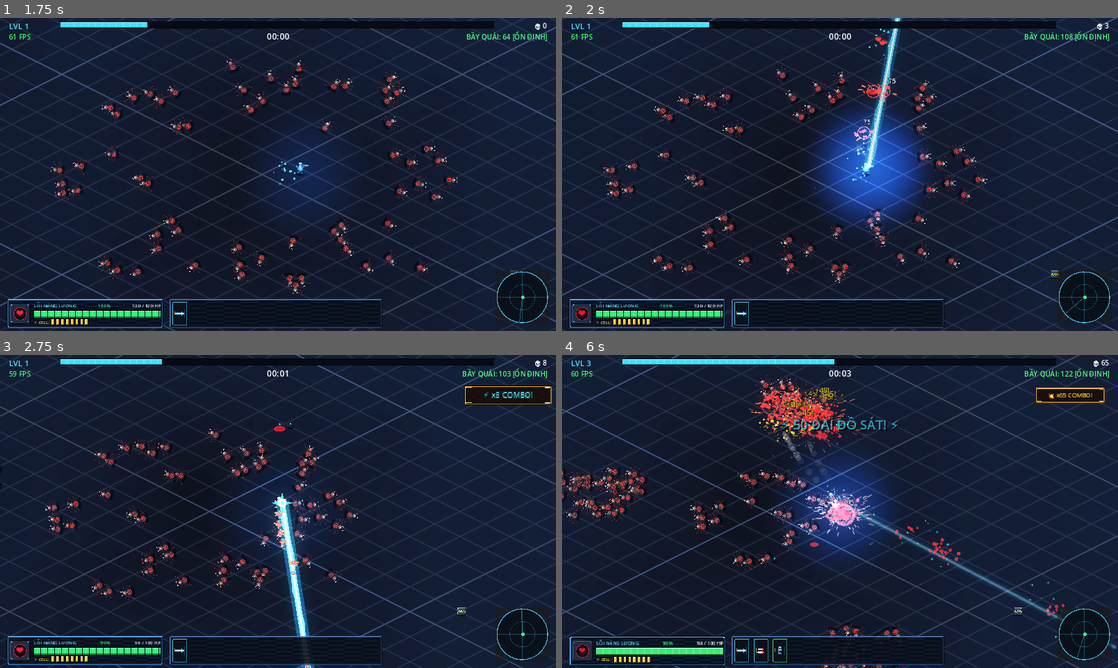
Above: before the commit, frames 1-4 (two rows, left to right).
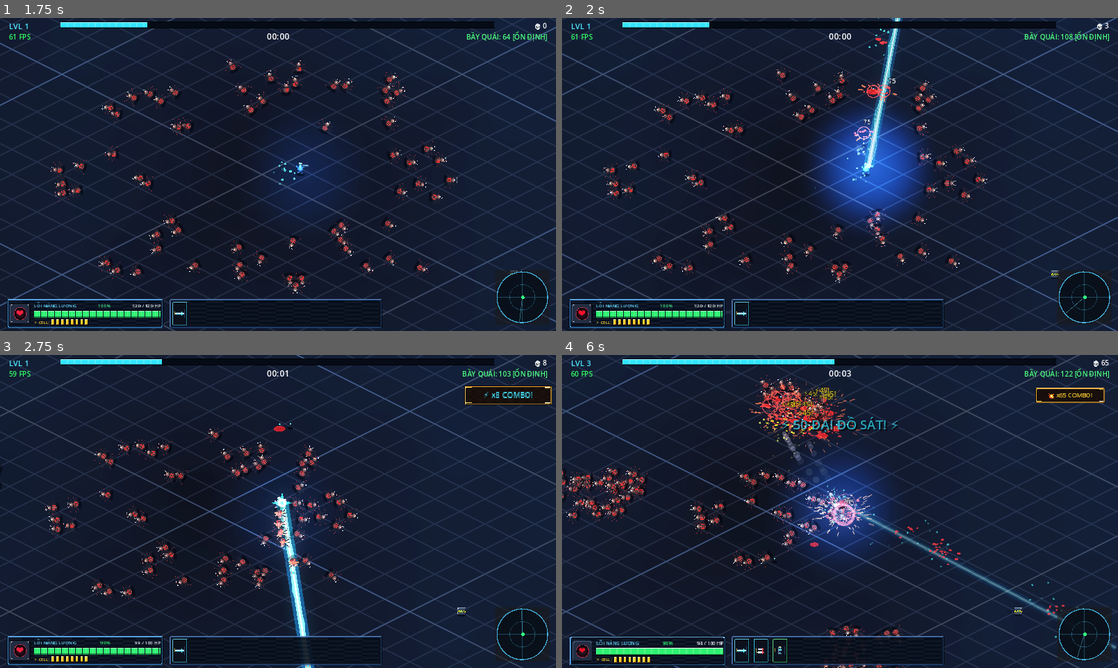
Above: after the commit, the same moments.

Repository: JeffNa1/isometric-swarm
Game: Godot game, scene res://scenes/ui/main_menu.tscn
Same seed, same stepped clock (60 frames per second), same inputs: the game is played once before the commit and once after it.
Inputs (mouse positions are in pixels of both pictures, inside the frame that each line leads up to):
- Up to frame 1 (1.75 s): click (133, 108) at 0.5 s; move the mouse to (400, 158) at 1.27 s; hold D (move_right) from 1.28 s (still down); click (400, 158) at 1.42 s
- Up to frame 2 (2 s): keep holding D (move_right)
- Up to frame 3 (2.75 s): release D (move_right) at 2 s; drag from (166, 527) to (311, 423) at 2.02 s
- Up to frame 4 (6 s): move the mouse to (895, 442) at 2.77 s; hold D (move_right) 2.78-3.5 s; click "⚡ BÚ NÂNG CẤP NÀY ▶" at 3.5 s; drag from (812, 574) to (845, 423) at 4.27 s; move the mouse to (1006, 558) at 5.02 s; hold A (move_left) 5.03-5.75 s; drag from (673, 464) to (773, 558) at 5.77 s

Frame 1 is identical in both runs. In frame 2, less than 0.1% of the frame differs, in the area x 52-59%, y 6-39%; in frame 3, 0.2%; in frame 4, 0.6%, in the area x 35-91%, y 12-84%.

Commit message:
fix(rendering): separate ground blood decals to z=1 below swarm monsters at z=3 so blood is never drawn on top of enemies

Diff:
--- a/scripts/particle_manager.gd
+++ b/scripts/particle_manager.gd
@@ -9,12 +9,22 @@
 var p_max_life: PackedFloat32Array = PackedFloat32Array()
 var p_size: PackedFloat32Array = PackedFloat32Array()
 var p_growth: PackedFloat32Array = PackedFloat32Array() # growth rate in pixels/sec
-var p_type: PackedInt32Array = PackedInt32Array() # 0: Circle, 1: Shard/Line, 2: Shockwave Ring
+var p_type: PackedInt32Array = PackedInt32Array() # 0: Blood drop, 1: Shard, 2: Shockwave, 3: Ground Decal, 4: Spark/Air
 
 var active_count: int = 0
+var ground_canvas: Node2D = null
 
 func _ready() -> void:
-	z_index = 5 # render above ground, below HUD
+	z_as_relative = false
+	z_index = 4 # Air particles: sparks, muzzle flare, smoke, high-velocity shards
+
+	ground_canvas = Node2D.new()
+	ground_canvas.name = "GroundDecals"
+	ground_canvas.z_as_relative = false
+	ground_canvas.z_index = 1 # Ground layer: strictly beneath SwarmManager (z_index = 3)
+	ground_canvas.draw.connect(_on_ground_draw)
+	add_child(ground_canvas)
+
 	p_pos.resize(MAX_PARTICLES)
 	p_vel.resize(MAX_PARTICLES)
 	p_color.resize(MAX_PARTICLES)
@@ -37,6 +47,7 @@
 		p_max_life[idx] = p_life[idx]
 		p_size[idx] = randf_range(3.0, 5.0)
 		p_growth[idx] = -3.0
+		p_type[idx] = 0 # Blood drop on floor
 		active_count += 1
 
 func spawn_directional_blood(center: Vector2, dir: Vector2, col: Color, count: int = 12) -> void:
@@ -53,6 +64,7 @@
 		p_max_life[idx] = p_life[idx]
 		p_size[idx] = randf_range(3.0, 5.5)
 		p_growth[idx] = -2.5
+		p_type[idx] = 0 # Blood drop on floor
 		active_count += 1
 
 func spawn_sparks(center: Vector2, col: Color, count: int = 10) -> void:
@@ -68,6 +80,7 @@
 		p_max_life[idx] = p_life[idx]
 		p_size[idx] = randf_range(2.0, 3.8)
 		p_growth[idx] = -4.0
+		p_type[idx] = 4 # Air spark
 		active_count += 1
 
 func spawn_muzzle_flare(center: Vector2, dir: Vector2, col: Color) -> void:
@@ -85,6 +98,7 @@
 		p_max_life[idx] = p_life[idx]
 		p_size[idx] = randf_range(2.5, 4.5)
 		p_growth[idx] = -5.0
+		p_type[idx] = 4 # Air spark
 		active_count += 1
 
 func spawn_flame_puff(center: Vector2, vel: Vector2, col: Color, init_size: float = 6.0) -> void:
@@ -97,6 +111,7 @@
 	p_max_life[idx] = p_life[idx]
 	p_size[idx] = init_size
 	p_growth[idx] = 32.0 # Expanding fireball
+	p_type[idx] = 4 # Air flame
 	active_count += 1
 
 func spawn_smoke_trail(center: Vector2, vel: Vector2, col: Color) -> void:
@@ -109,6 +124,7 @@
 	p_max_life[idx] = p_life[idx]
 	p_size[idx] = randf_range(3.0, 5.0)
 	p_growth[idx] = 12.0 # Gently expanding smoke
+	p_type[idx] = 4 # Air smoke
 	active_count += 1
 
 func spawn_scorch_mark(center: Vector2, col: Color) -> void:
@@ -121,6 +137,7 @@
 	p_max_life[idx] = p_life[idx]
 	p_size[idx] = randf_range(5.0, 9.0)
 	p_growth[idx] = -2.0
+	p_type[idx] = 3 # Ground scorch decal
 	active_count += 1
 
 func spawn_shockwave_debris(center: Vector2, radius: float, count: int = 18) -> void:
@@ -136,6 +153,7 @@
 		p_max_life[idx] = p_life[idx]
 		p_size[idx] = randf_range(2.5, 4.5)
 		p_growth[idx] = -3.0
+		p_type[idx] = 4 # Air debris
 		active_count += 1
 
 func spawn_chitin_shards(center: Vector2, col: Color, count: int = 14) -> void:
@@ -151,7 +169,7 @@
 		p_max_life[idx] = p_life[idx]
 		p_size[idx] = randf_range(3.0, 6.0)
 		p_growth[idx] = -4.0
-		p_type[idx] = 1 # Shard
+		p_type[idx] = 1 # Shard in air
 		active_count += 1
 
 func spawn_shockwave_ring(center: Vector2, col: Color, max_radius: float = 42.0) -> void:
@@ -164,7 +182,7 @@
 	p_max_life[idx] = 0.22
 	p_size[idx] = 4.0
 	p_growth[idx] = max_radius / 0.22 # expand to max radius
-	p_type[idx] = 2 # Shockwave ring
+	p_type[idx] = 2 # Shockwave ring in air
 	active_count += 1
 
 func spawn_ground_splatter(center: Vector2, col: Color) -> void:
@@ -177,7 +195,7 @@
 	p_max_life[idx] = p_life[idx]
 	p_size[idx] = randf_range(8.0, 16.0)
 	p_growth[idx] = 0.0
-	p_type[idx] = 3 # Ground splatter
+	p_type[idx] = 3 # Ground splatter decal
 	active_count += 1
 
 func _process(delta: float) -> void:
@@ -207,24 +225,43 @@
 			i += 1
 
 	queue_redraw()
+	if is_instance_valid(ground_canvas):
+		ground_canvas.queue_redraw()
+
+func _on_ground_draw() -> void:
+	if not is_instance_valid(ground_canvas):
+		return
+	for i in range(active_count):
+		var ptype = p_type[i]
+		if ptype == 0 or ptype == 3:
+			var alpha = clamp(p_life[i] / p_max_life[i], 0.0, 1.0)
+			var c = p_color[i]
+			c.a *= alpha
+			if ptype == 3:
+				# Isometric flattened splatter decal strictly on ground
+				ground_canvas.draw_set_transform(p_pos[i], 0.0, Vector2(1.0, 0.5))
+				ground_canvas.draw_circle(Vector2.ZERO, p_size[i], c)
+				ground_canvas.draw_set_transform(Vector2.ZERO, 0.0, Vector2.ONE)
+			else:
+				# Blood drop on floor
+				ground_canvas.draw_set_transform(p_pos[i], 0.0, Vector2(1.0, 0.6))
+				ground_canvas.draw_circle(Vector2.ZERO, p_size[i], c)
+				ground_canvas.draw_set_transform(Vector2.ZERO, 0.0, Vector2.ONE)
 
 func _draw() -> void:
 	for i in range(active_count):
-		var alpha = clamp(p_life[i] / p_max_life[i], 0.0, 1.0)
-		var c = p_color[i]
-		c.a *= alpha
-
 		var ptype = p_type[i]
-		match ptype:
-			1: # Shard
-				var v_norm = p_vel[i].normalized()
-				var trail_len = min(14.0, p_vel[i].length() * 0.035)
-				draw_line(p_pos[i] - v_norm * trail_len, p_pos[i], c, p_size[i] * 0.75)
-			2: # Shockwave ring
-				draw_arc(p_pos[i], p_size[i], 0.0, TAU, 16, c, 2.5)
-			3: # Ground splatter
-				draw_set_transform(p_pos[i], 0.0, Vector2(1.0, 0.5))
-				draw_circle(Vector2.ZERO, p_size[i], c)
-				draw_set_transform(Vector2.ZERO, 0.0, Vector2.ONE)
-			_: # Default circle
-				draw_circle(p_pos[i], p_size[i], c)
+		if ptype != 0 and ptype != 3:
+			var alpha = clamp(p_life[i] / p_max_life[i], 0.0, 1.0)
+			var c = p_color[i]
+			c.a *= alpha
+
+			match ptype:
+				1: # Shard
+					var v_norm = p_vel[i].normalized()
+					var trail_len = min(14.0, p_vel[i].length() * 0.035)
+					draw_line(p_pos[i] - v_norm * trail_len, p_pos[i], c, p_size[i] * 0.75)
+				2: # Shockwave ring
+					draw_arc(p_pos[i], p_size[i], 0.0, TAU, 16, c, 2.5)
+				_: # Default air circle (sparks, flame, smoke, debris)
+					draw_circle(p_pos[i], p_size[i], c)
--- a/scripts/swarm_manager.gd
+++ b/scripts/swarm_manager.gd
@@ -36,6 +36,8 @@
 signal swarm_count_changed(count: int)
 
 func _ready() -> void:
+	z_as_relative = false
+	z_index = 3 # Render strictly above ground decals/blood (z=1), below air FX (z=4) and player (z=5)
 	_init_multimeshes()
 	_allocate_arrays()
 	_get_managers()
--- a/scripts/weapons/acid_pool.gd
+++ b/scripts/weapons/acid_pool.gd
@@ -19,6 +19,8 @@
 static var pool_tex: ImageTexture = null
 
 func _ready() -> void:
+	z_as_relative = false
+	z_index = 1 # Ground layer: strictly beneath SwarmManager (z_index = 3)
 	if not pool_tex:
 		pool_tex = SpriteFactory.create_acid_pool_texture()
 	_get_managers()
